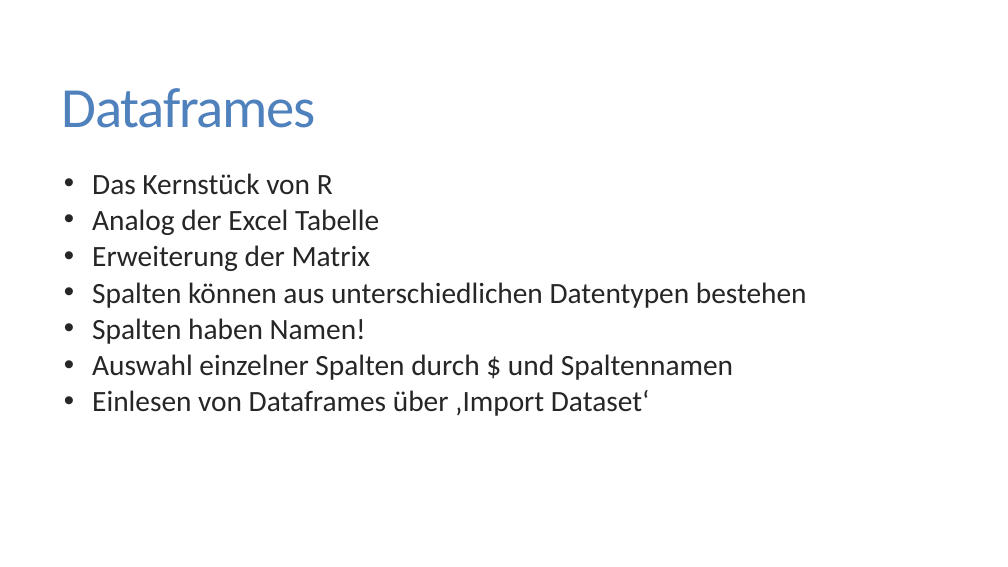
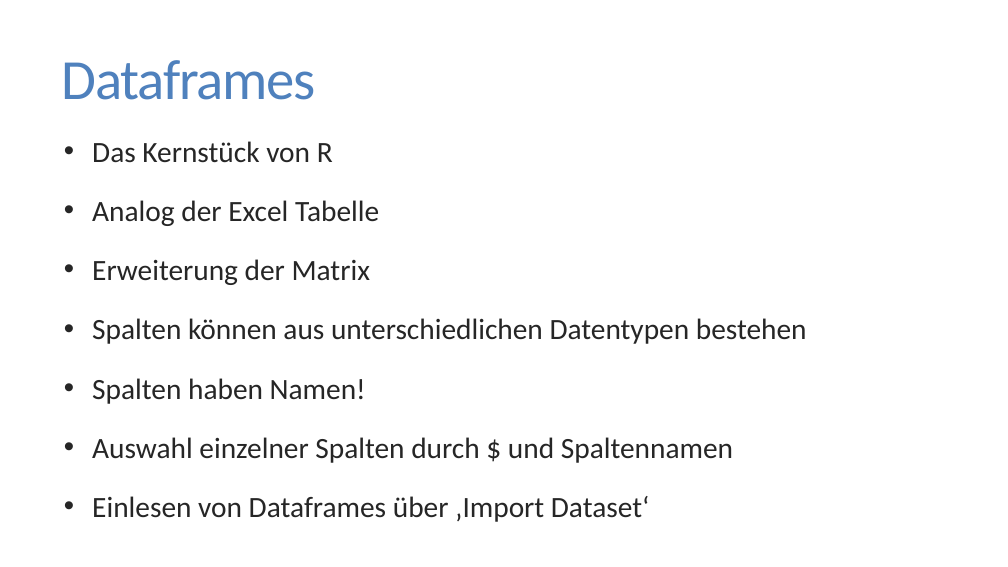
Before and after one commit to FlorianKeppeler/RKurs, a slide deck: slide 28 of Einführung in R.pptx. Drawn at 1008x567 pixels with LibreOffice and Linux fonts; fonts in the diff are those of the drawing. Boxes give left, top, right and bottom in pixels: in the first picture for what was removed or moved away, otherwise in the second. Text is boxed around its words. In the diff, an @@ line names an element or a change of style, - is before the commit and + after.

```diff
--- a/Einführung in R.pptx
+++ b/Einführung in R.pptx
@@ title "Dataframes": place and size @@
-title "Dataframes" at (62, 88, 316, 128)
+title "Dataframes" at (62, 60, 316, 100)
@@ text "Das Kernstück von R": place and size @@
-text "Das Kernstück von R" at (92, 173, 807, 416)
+text "Das Kernstück von R" at (92, 141, 807, 522)
@@ text "Das Kernstück von R" at (92, 141, 807, 522): line spacing 0.85 to 1.5 @@
```
Also in this commit, not shown: 15 other slides changed, 2 slides added, 1 other file.
